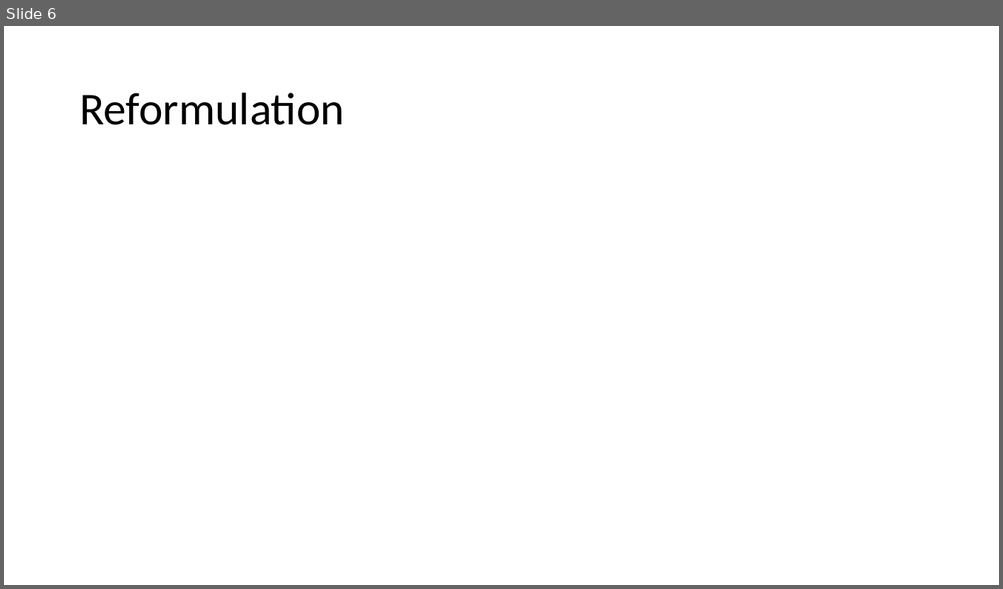
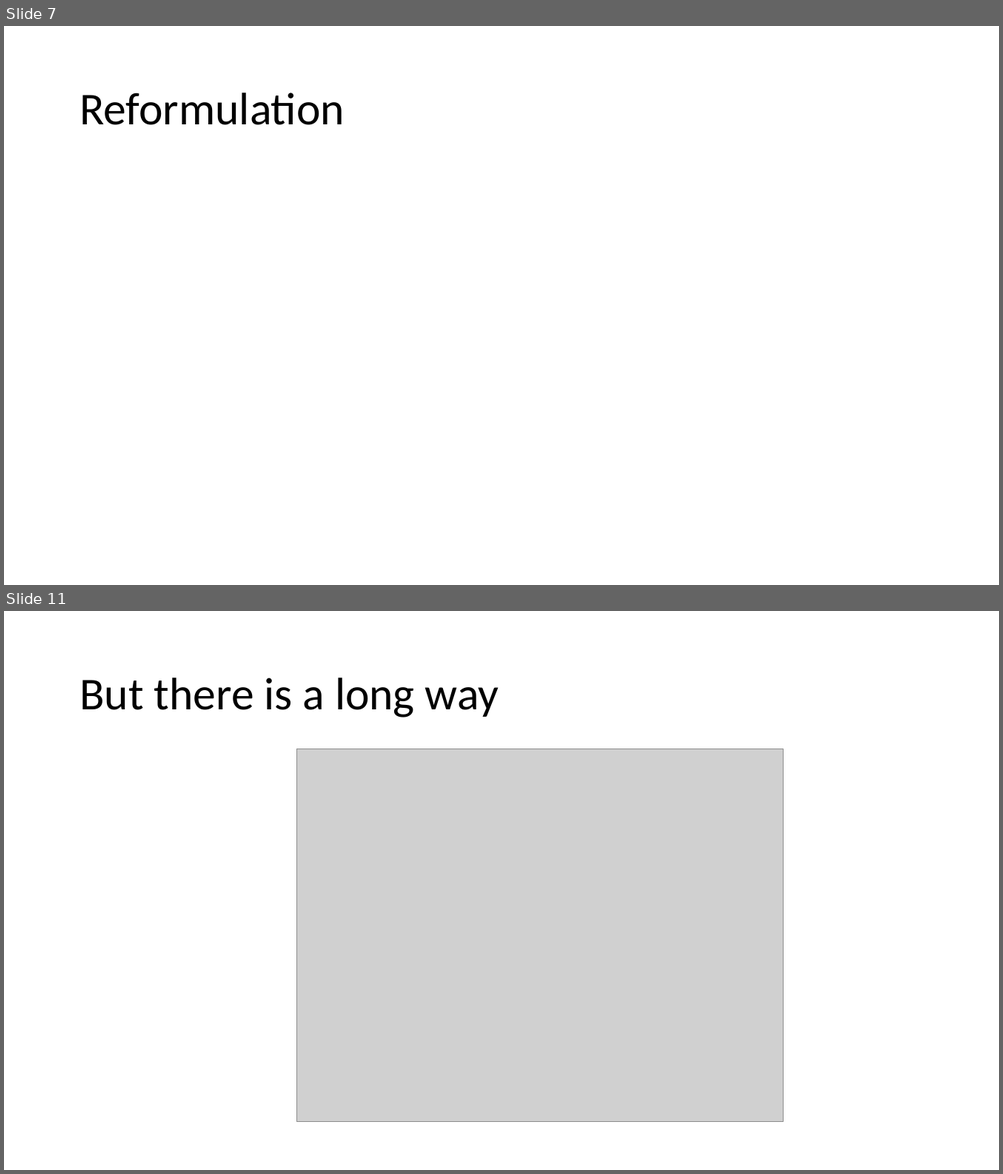
Before and after one commit to OriMeiraz/OptimizationProject, a slide deck: presentation.pptx. Shown one above the other, each under a label of ours: slide 6 before the commit, slides 7 and 11 after it; the slides between them are not shown. The pictures are 1003x589 and 1003x1174 pixels, drawn with LibreOffice and Linux fonts; fonts in the diff are those of the drawing; grey boxes stand for pictures. Boxes give left, top, right and bottom in pixels: in the first picture for what was removed or moved away, otherwise in the second. Text is boxed around its words. In the diff, an @@ line names an element or a change of style, - is before the commit and + after.

```diff
--- a/presentation.pptx
+++ b/presentation.pptx
@@ slide 11 added at <box>4,611,999,1170</box>, background #FFFFFF @@
@@ title added at <box>79,678,499,718</box>, 44 pt, text #000000 @@
+But there is a long way
@@ picture added at <box>297,749,783,1122</box> @@
@@ what was slide 6 is now slide 7 @@
```
Also in this commit, not shown: 11 other slides added.
